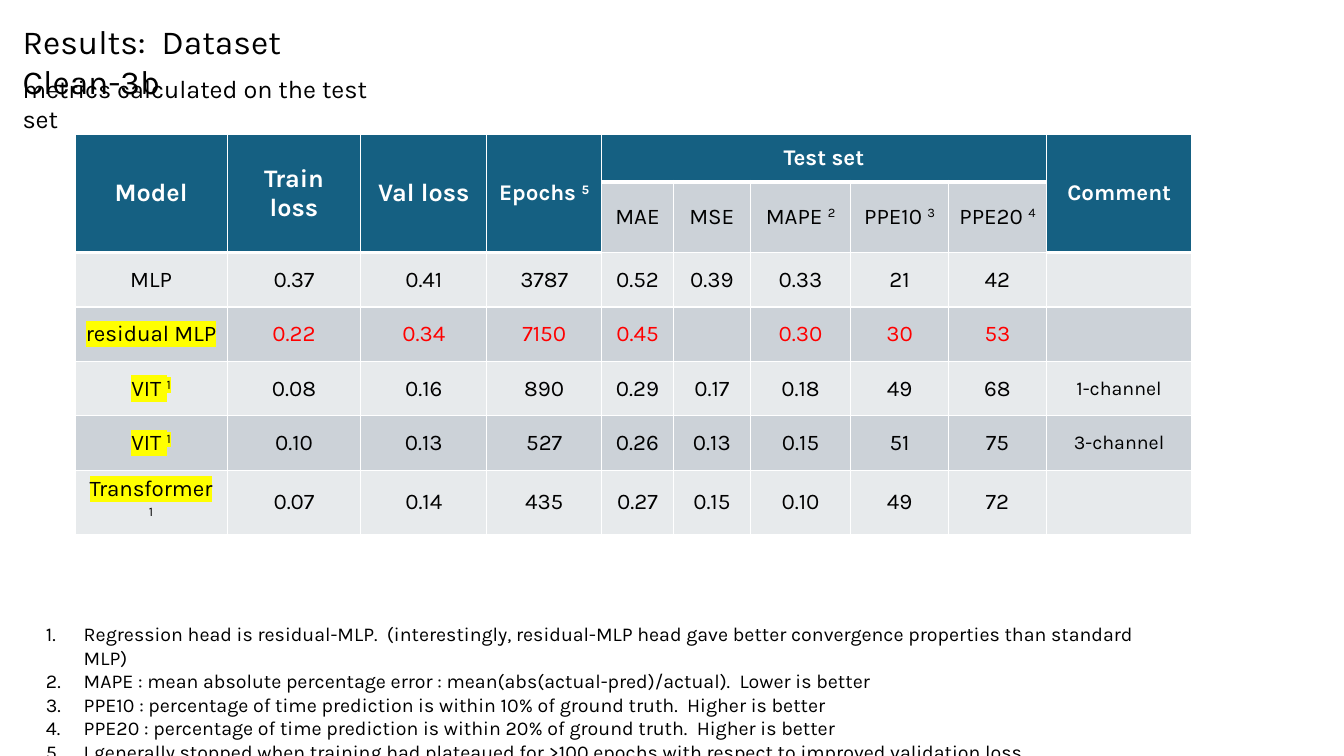
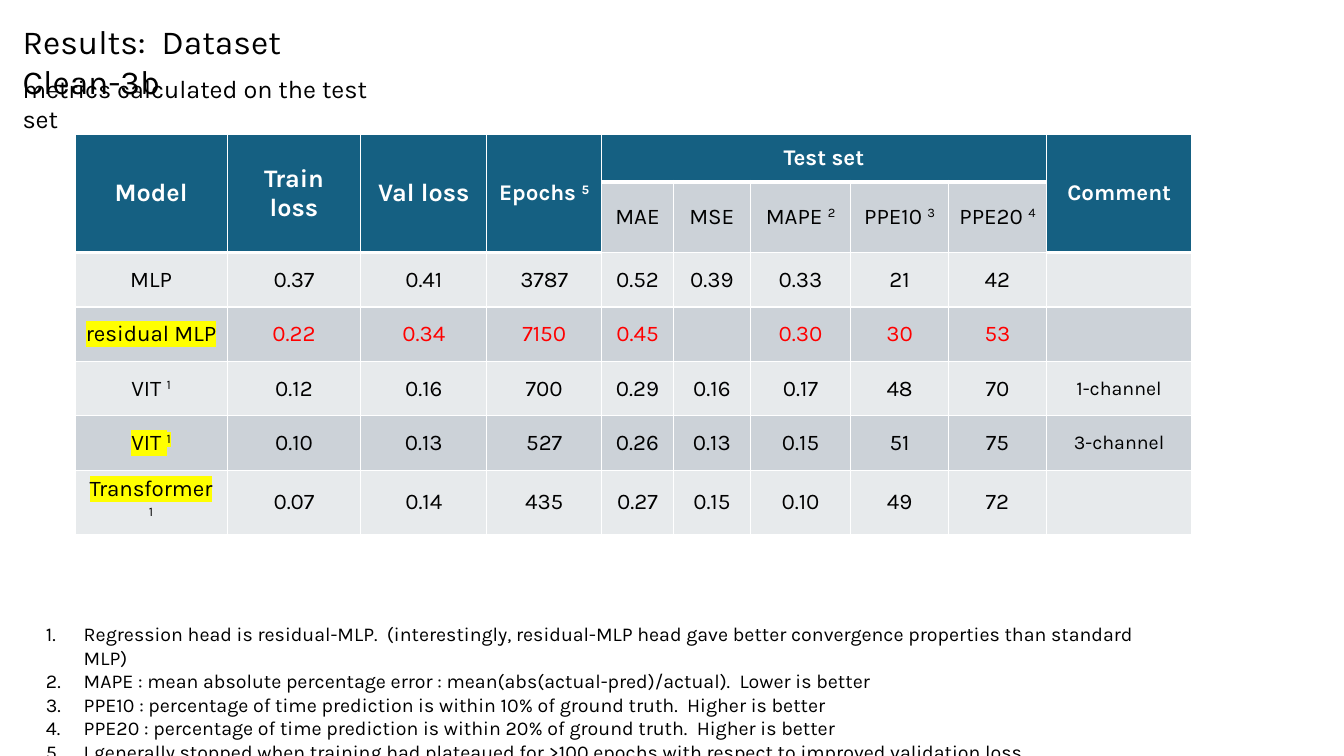
Before and after one commit to planaria158/BERT-antibody-antigen-binding-energy, a slide deck: slide 11 of Homework-aAlphaBio.pptx. Drawn at 1344x756 pixels with LibreOffice and Linux fonts; fonts in the diff are those of the drawing. Boxes give left, top, right and bottom in pixels: in the first picture for what was removed or moved away, otherwise in the second. Text is boxed around its words. In the diff, an @@ line names an element or a change of style, - is before the commit and + after.

Commit message:
slide deck

```diff
--- a/Homework-aAlphaBio.pptx
+++ b/Homework-aAlphaBio.pptx
@@ table at <box>75,134,1192,520</box> @@
-row 5: VIT 1 | 0.08 | 0.16 | 890 | 0.29 | 0.17 | 0.18 | 49 | 68 | 1-channel
+row 5: VIT 1 | 0.12 | 0.16 | 700 | 0.29 | 0.16 | 0.17 | 48 | 70 | 1-channel
@@ highlight #FFFF00 to none in "VIT 1" @@
```
